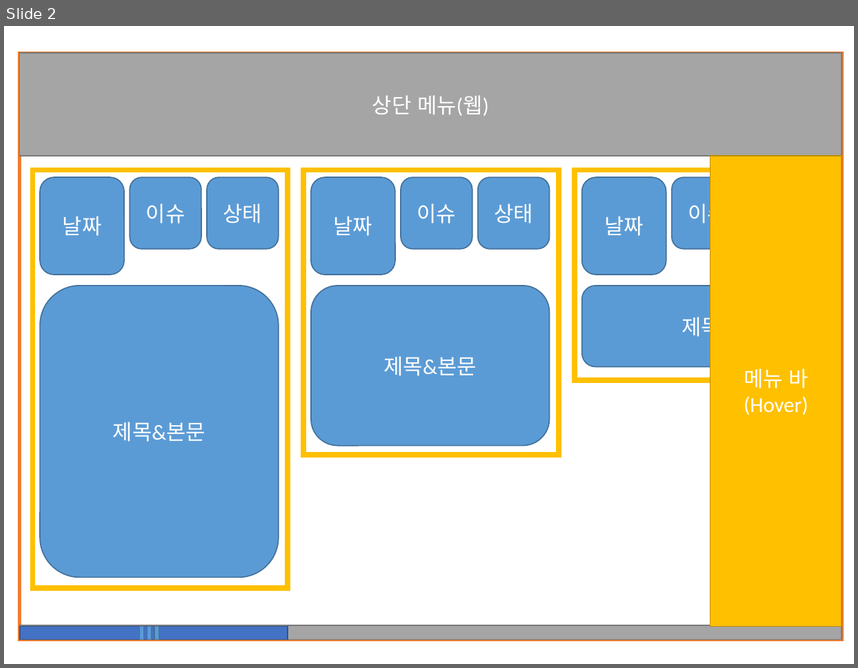
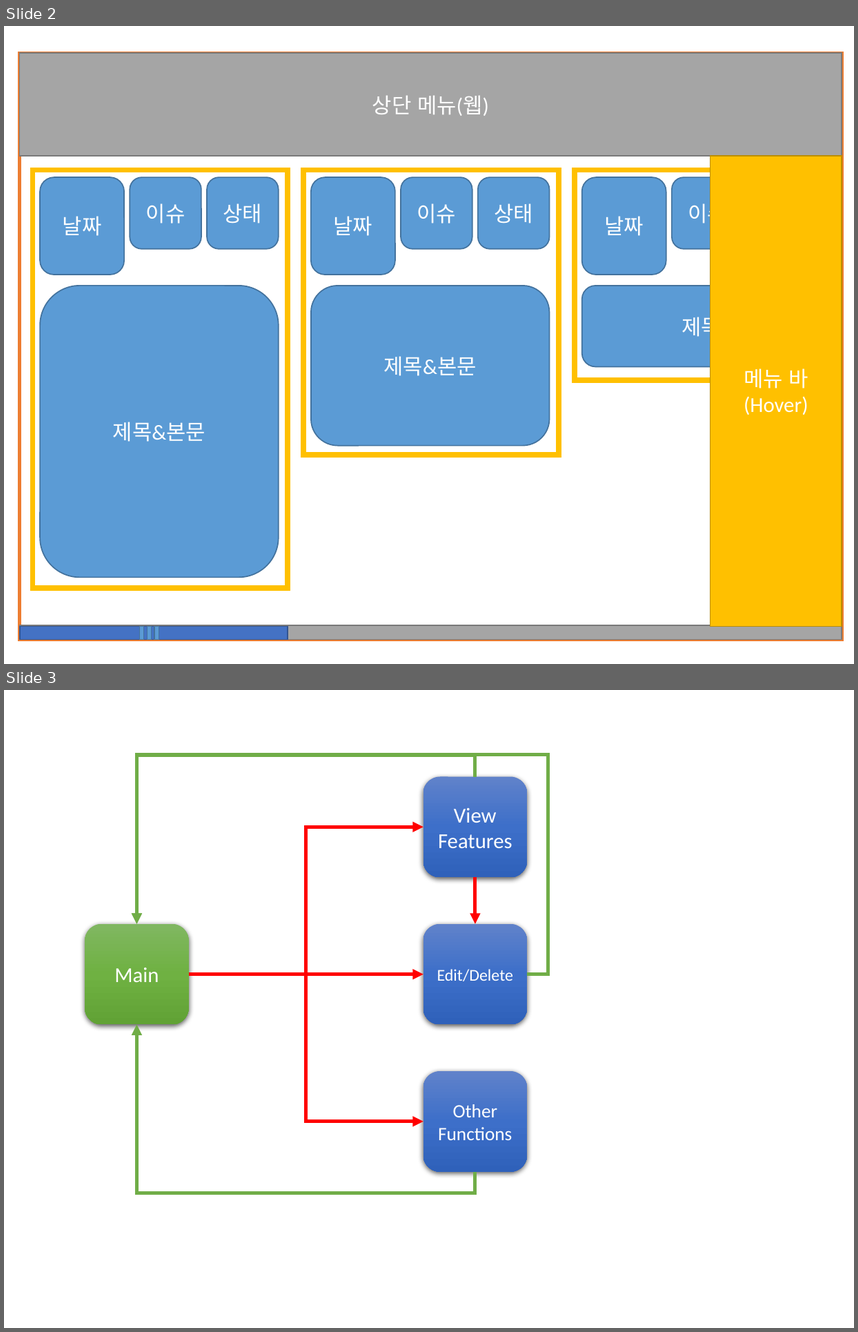
Before and after one commit to TripleHwang/OSS_Project-1, a slide deck: 첫 화면.pptx. Shown one above the other, each under a label of ours: slide 2 before the commit, slides 2 and 3 after it. The pictures are 858x668 and 858x1332 pixels, drawn with LibreOffice and Linux fonts; fonts in the diff are those of the drawing. Boxes give left, top, right and bottom in pixels: in the first picture for what was removed or moved away, otherwise in the second. Text is boxed around its words. In the diff, an @@ line names an element or a change of style, - is before the commit and + after.

```diff
--- a/첫 화면.pptx
+++ b/첫 화면.pptx
@@ slide 3 added at <box>4,690,854,1328</box>, background #FFFFFF @@
@@ elbow arrow added from (475, 777) to (136, 924), #70AD47 3 pt @@
@@ elbow arrow added from (527, 974) to (136, 924), #70AD47 3 pt @@
@@ rounded rectangle added at <box>423,777,527,877</box>, fill gradient #6183CB to #3E70CA to #3062BB, 18 pt, text #FFFFFF @@
+View
+Features
@@ elbow arrow added from (188, 974) to (423, 827), #FF0000 3 pt @@
@@ arrow added from (475, 877) to (475, 924), #FF0000 3 pt @@
@@ rounded rectangle added at <box>85,924,188,1024</box>, fill gradient #81B861 to #6FB242 to #62A336, 18 pt, text #FFFFFF @@
+Main
@@ rounded rectangle added at <box>423,924,527,1024</box>, fill gradient #6183CB to #3E70CA to #3062BB, 14 pt, text #FFFFFF @@
+Edit/Delete
@@ arrow added from (188, 974) to (423, 974), #FF0000 3 pt @@
@@ elbow arrow added from (188, 974) to (423, 1121), #FF0000 3 pt @@
@@ elbow arrow added from (475, 1171) to (136, 1024), #70AD47 3 pt @@
@@ rounded rectangle added at <box>423,1071,527,1171</box>, fill gradient #6183CB to #3E70CA to #3062BB, 16 pt, text #FFFFFF @@
+Other Functions
```
Also in this commit, not shown: 4 other slides added, 2 other files.
